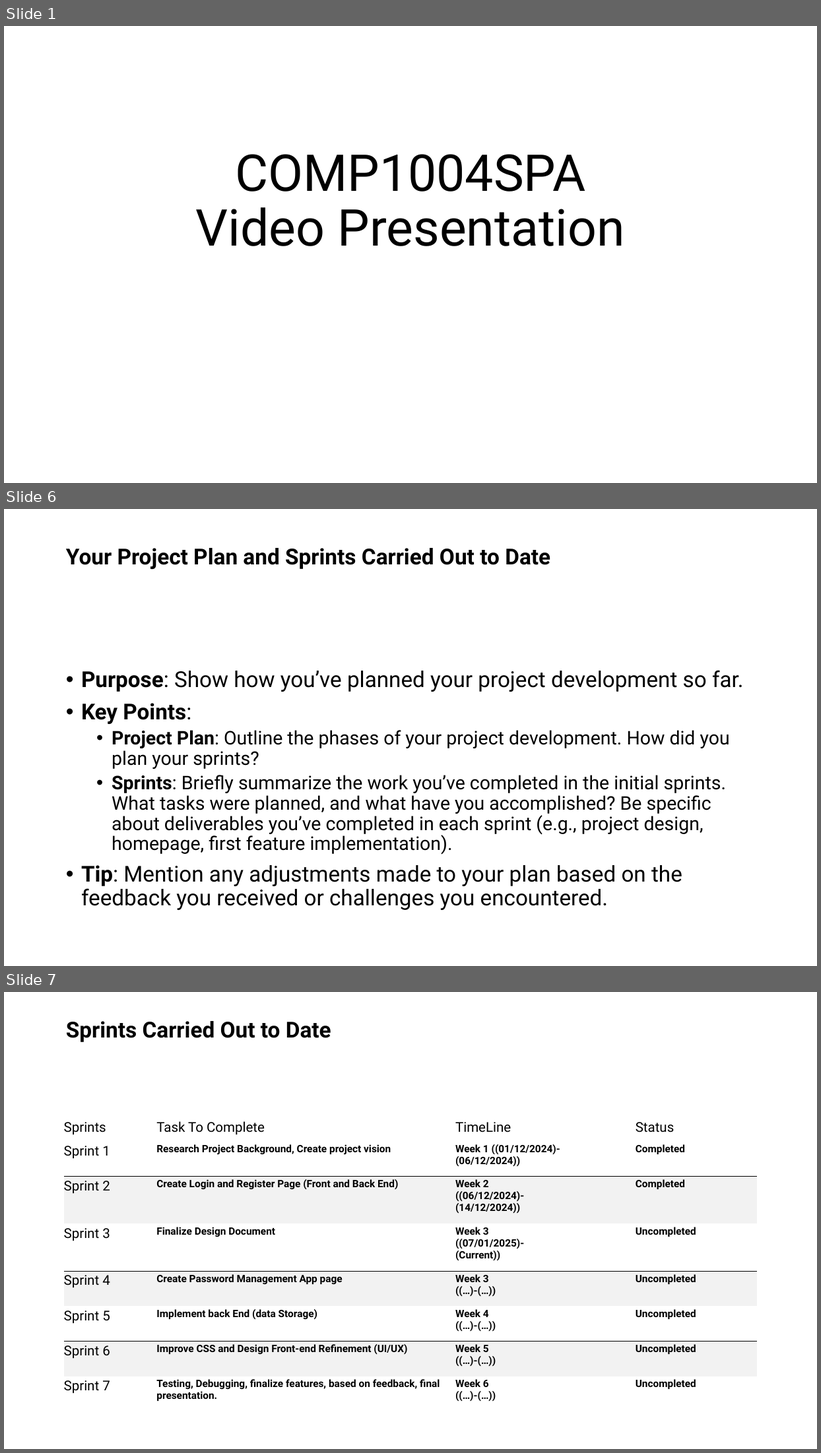
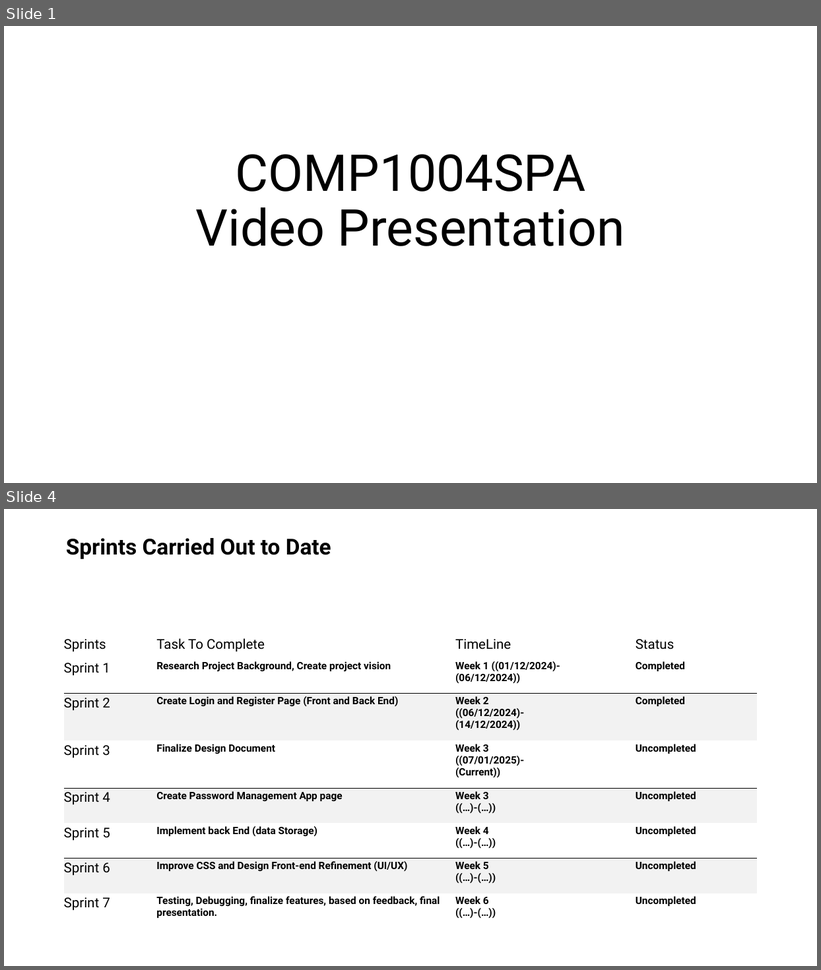
Before and after one commit to OkyanusAlbas/COMP1004SPA, a slide deck: Documents/Presentation1.pptx. Shown one above the other, each under a label of ours: slides 1, 6 and 7 before the commit, slides 1 and 4 after it; the slides between them are not shown. The pictures are 821x1453 and 821x970 pixels, drawn with LibreOffice and Linux fonts; fonts in the diff are those of the drawing. Boxes give left, top, right and bottom in pixels: in the first picture for what was removed or moved away, otherwise in the second. Text is boxed around its words. In the diff, an @@ line names an element or a change of style, - is before the commit and + after.

```diff
--- a/Documents/Presentation1.pptx
+++ b/Documents/Presentation1.pptx
@@ slide 6 removed at (4, 509, 817, 966), background #FFFFFF @@
@@ title removed at (66, 548, 550, 569) @@
-Your Project Plan and Sprints Carried Out to Date
@@ text removed at (81, 670, 744, 910) @@
-• Purpose: Show how you’ve planned your project development so far.
-• Key Points:
-  • Project Plan: Outline the phases of your project development. How did you plan your sprints?
-  • Sprints: Briefly summarize the work you’ve completed in the initial sprints. What tasks were planned, and what have you accomplished? Be specific about deliverables you’ve completed in each sprint (e.g., project design, homepage, first feature implementation).
-• Tip: Mention any adjustments made to your plan based on the feedback you received or challenges you encountered.
@@ what was slide 7 is now slide 4 @@
```
Also in this commit, not shown: 6 slides changed, 3 slides added, 4 other slides removed, 10 other files.
